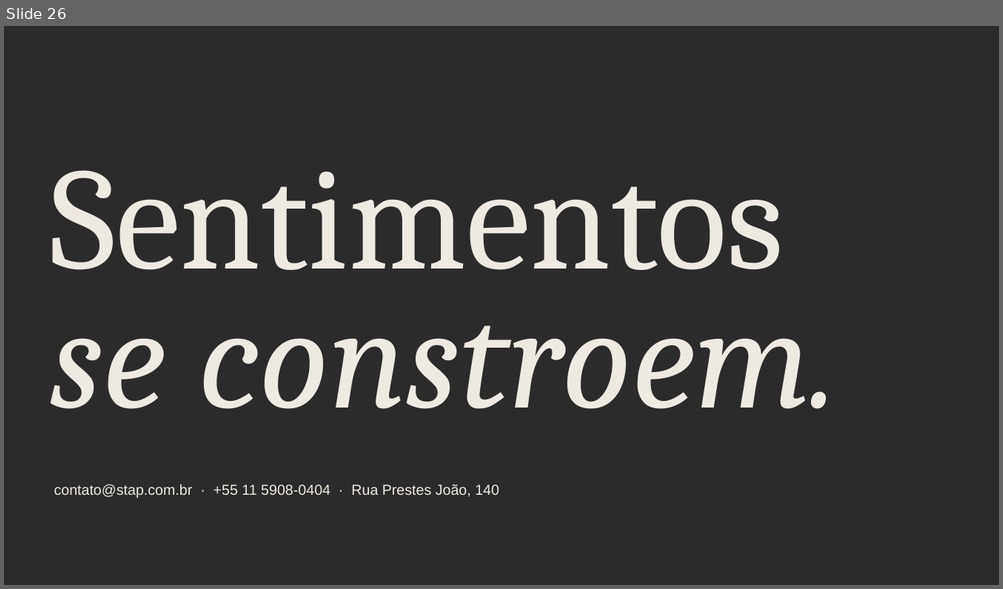
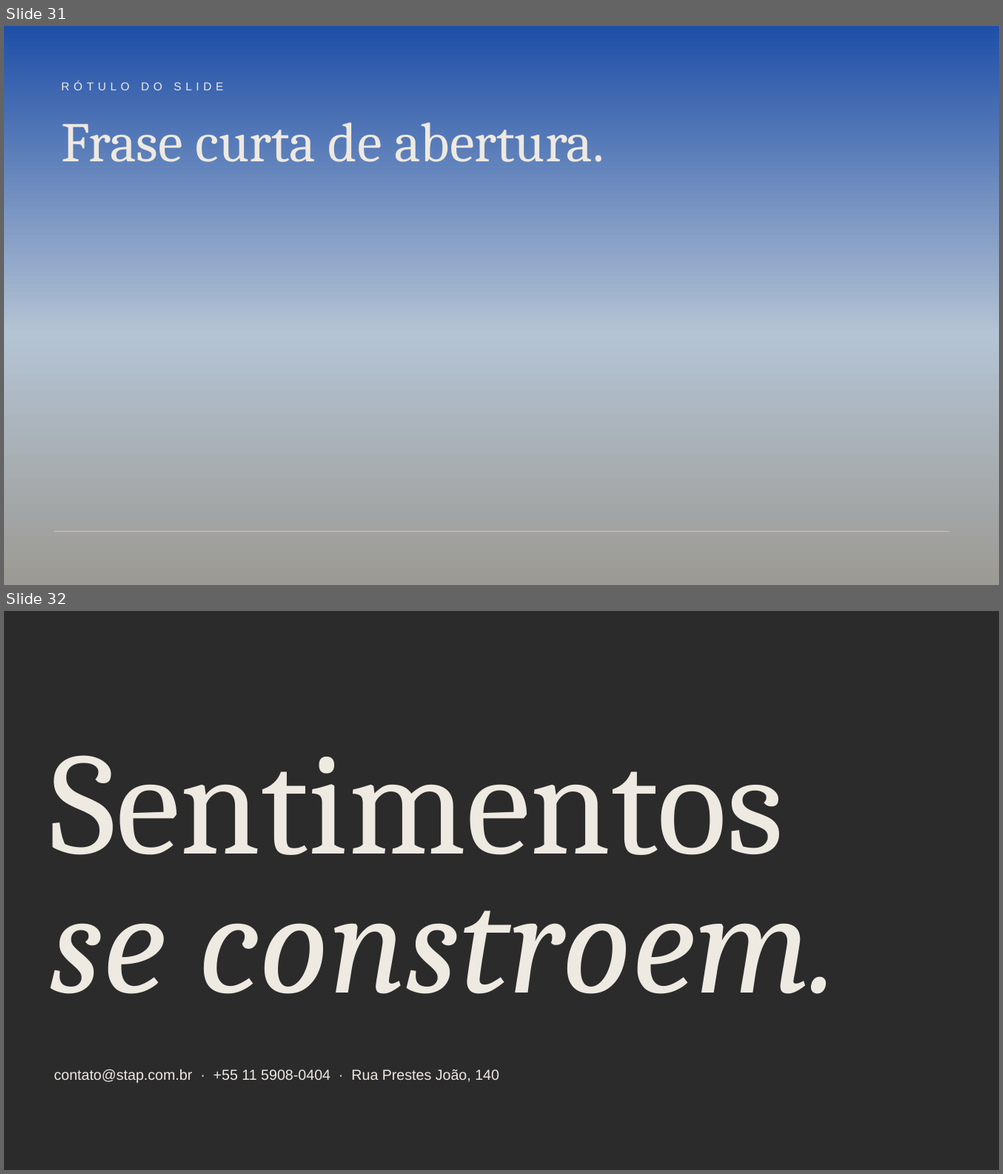
Before and after one commit to kcooyakawa/STAP-HUB, a slide deck: assets/templates/Stap_Template_Apresentacao_2026.pptx. Shown one above the other, each under a label of ours: slide 26 before the commit, slides 31 and 32 after it. The pictures are 1003x589 and 1003x1174 pixels, drawn with LibreOffice and Linux fonts; fonts in the diff are those of the drawing; background and template pictures are left out; a plain dark background stands for a picture behind light text. Boxes give left, top, right and bottom in pixels: in the first picture for what was removed or moved away, otherwise in the second. Text is boxed around its words. In the diff, an @@ line names an element or a change of style, - is before the commit and + after.

```diff
--- a/assets/templates/Stap_Template_Apresentacao_2026.pptx
+++ b/assets/templates/Stap_Template_Apresentacao_2026.pptx
@@ slide 31 added at [4,26,999,585], background gradient #9C9A94 to #B4C3D3 to #1F4FA8 @@
@@ text added at [61,82,223,90], 11 pt, text #EEE9E1 @@
+RÓTULO DO SLIDE
@@ title added at [61,122,604,162], 54 pt, text #EEE9E1 @@
+Frase curta de abertura.
@@ line added from (54, 532) to (948, 532), #C9C4BB 0.75 pt @@
@@ what was slide 26 is now slide 32 @@
```
Also in this commit, not shown: 3 slides changed, 5 other slides added, 9 other files.
